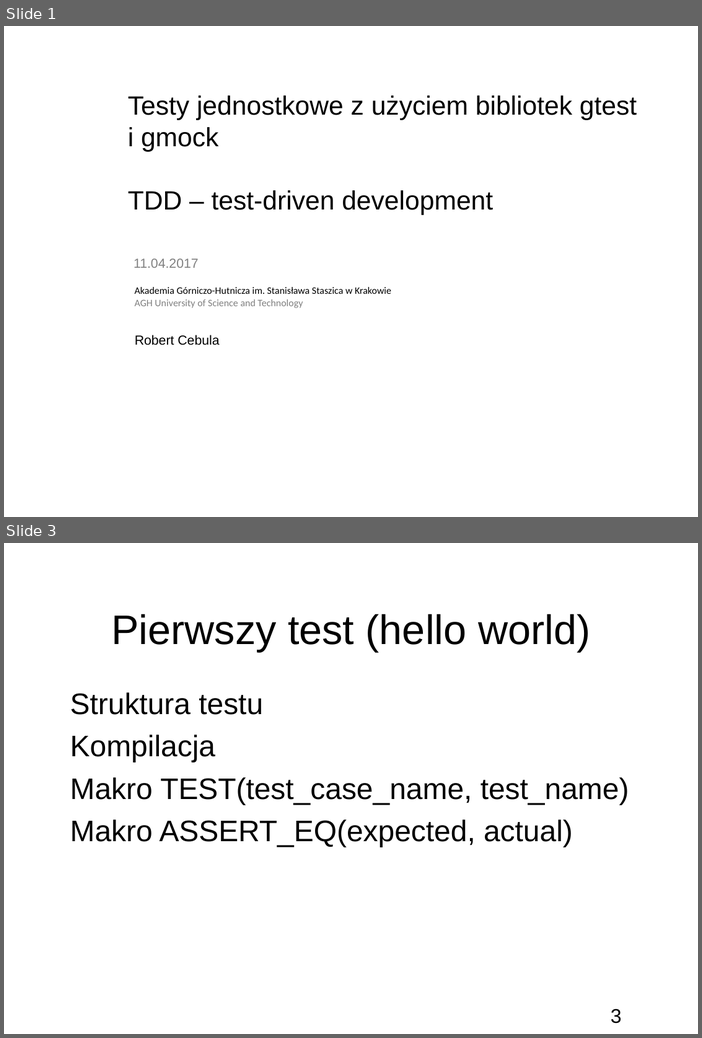
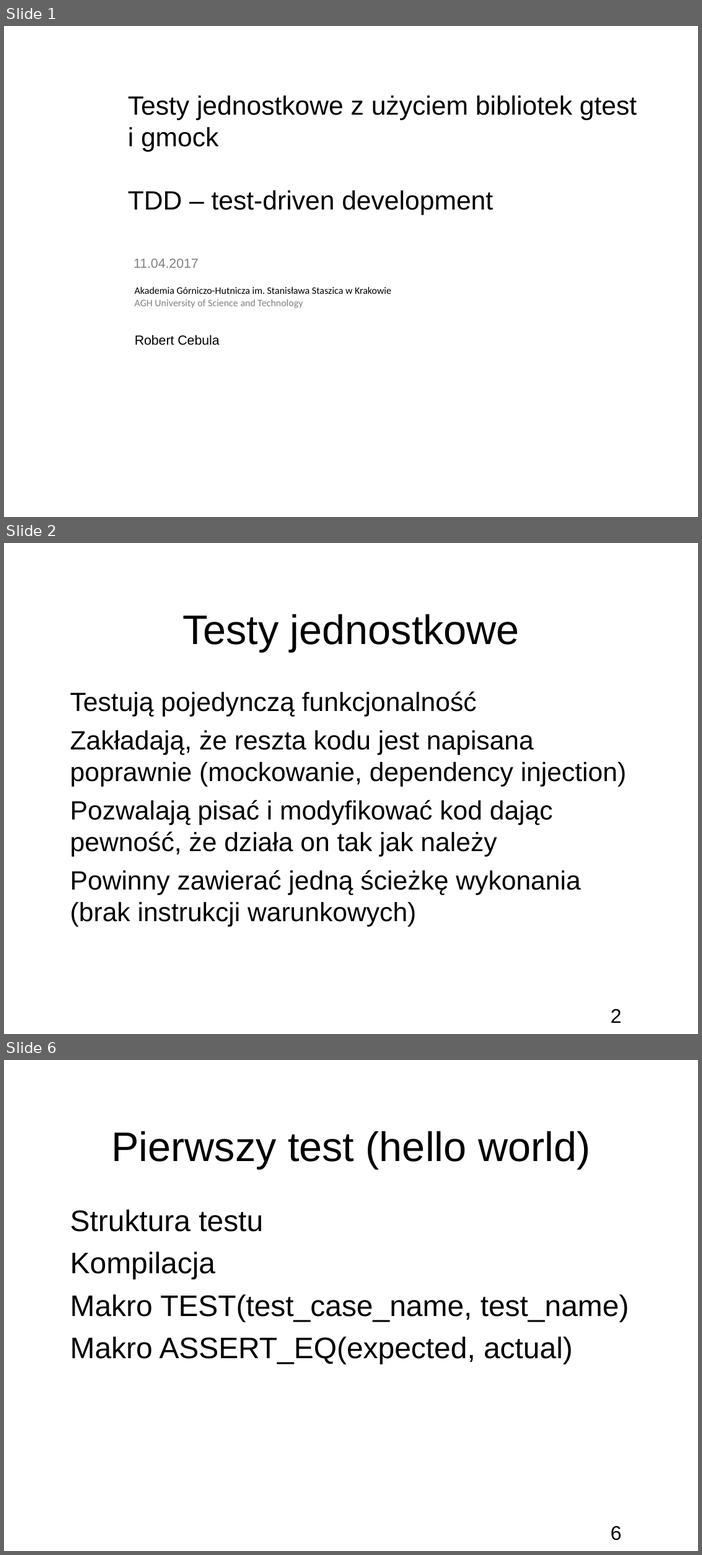
Before and after one commit to bercik/apt_seminar, a slide deck: prezentacja.odp. Shown one above the other, each under a label of ours: slides 1 and 3 before the commit, slides 1, 2 and 6 after it; the slides between them are not shown. The pictures are 702x1038 and 702x1555 pixels, drawn with LibreOffice and Linux fonts; fonts in the diff are those of the drawing; background and template pictures are left out. Boxes give left, top, right and bottom in pixels: in the first picture for what was removed or moved away, otherwise in the second. Text is boxed around its words. In the diff, an @@ line names an element or a change of style, - is before the commit and + after.

```diff
--- a/prezentacja.odp
+++ b/prezentacja.odp
@@ slide 2 added at (4,543,698,1034), background picture (left out); not listed: 1 template element that a slide beside it also shows @@
@@ title added at (183,614,520,651), 50 pt, text #000000 @@
+Testy jednostkowe
@@ subtitle added at (70,691,626,927), 32 pt, text #000000 @@
+● Testują pojedynczą funkcjonalność
+● Zakładają, że reszta kodu jest napisana poprawnie (mockowanie, dependency injection)
+● Pozwalają pisać i modyfikować kod dając pewność, że działa on tak jak należy
+● Powinny zawierać jedną ścieżkę wykonania (brak instrukcji warunkowych)
@@ what was slide 3 is now slide 6 @@
@@ page number at (611,1526,622,1540): text changed @@
-3
+6
```
Also in this commit, not shown: 1 slide changed, 4 other slides added, 1 slide removed, 7 other files.
